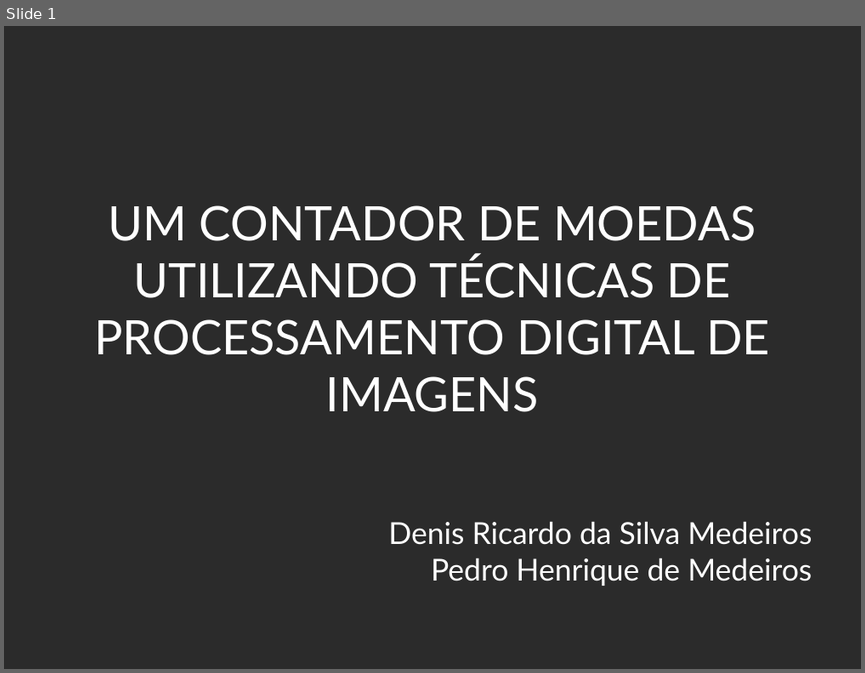
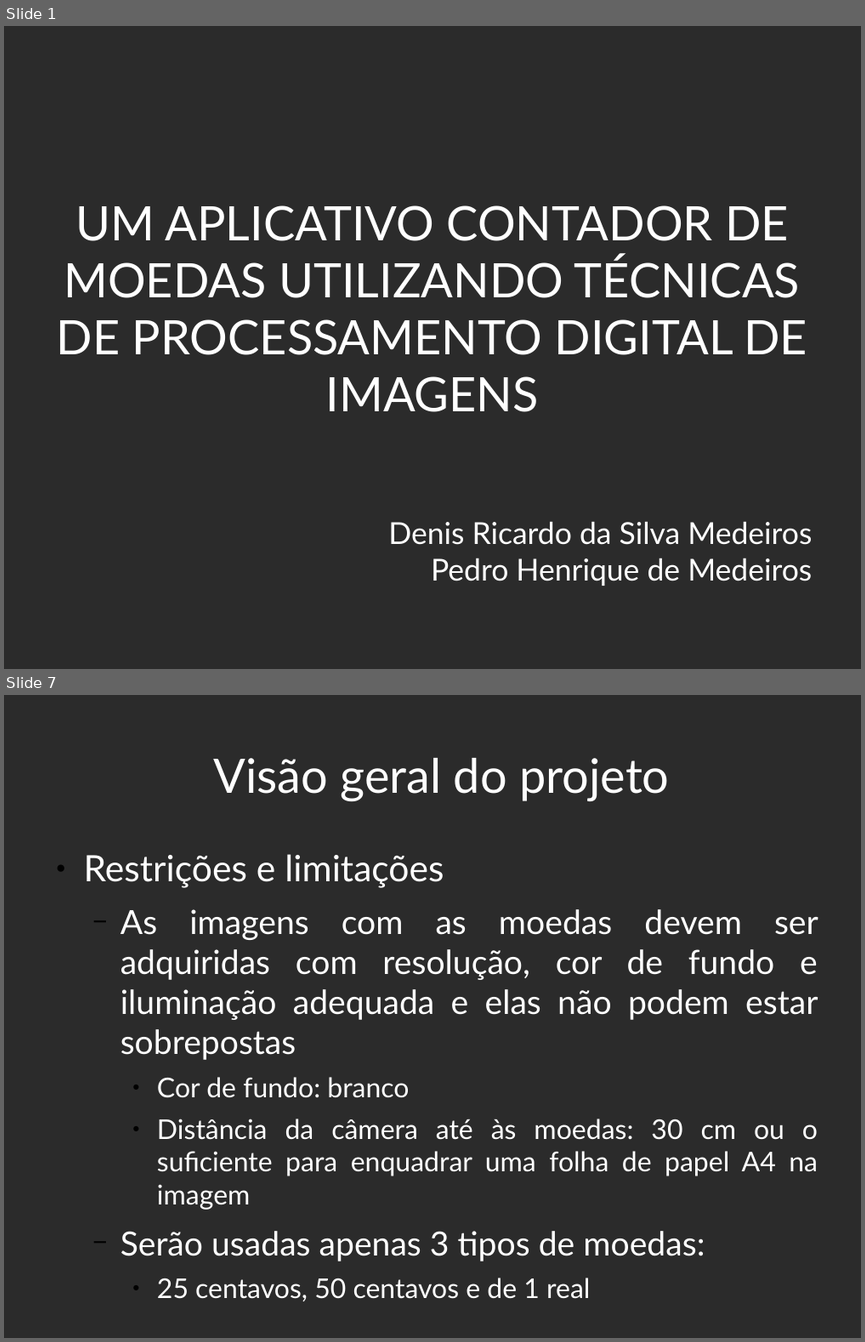
Before and after one commit to PedroHenriqueMedeiros/PedroHenriqueMedeiros.github.io, a slide deck: DCA0445/src/projetofinal/apresentacao.odp. Shown one above the other, each under a label of ours: slide 1 before the commit, slides 1 and 7 after it; the slides between them are not shown. The pictures are 865x673 and 865x1342 pixels, drawn with LibreOffice and Linux fonts; fonts in the diff are those of the drawing; background and template pictures are left out; a plain dark background stands for a picture behind light text. Boxes give left, top, right and bottom in pixels: in the first picture for what was removed or moved away, otherwise in the second. Text is boxed around its words. In the diff, an @@ line names an element or a change of style, - is before the commit and + after.

```diff
--- a/DCA0445/src/projetofinal/apresentacao.odp
+++ b/DCA0445/src/projetofinal/apresentacao.odp
@@ slide 7 added at [4,695,861,1338], background picture (left out) @@
@@ title added at [213,758,669,801], 44 pt, text #FFFFFF @@
+Visão geral do projeto
@@ text added at [84,854,818,1301], 30.8 pt, text #FFFFFF @@
+● Restrições e limitações
+  − As imagens com as moedas devem ser adquiridas com resolução, cor de fundo e iluminação adequada e elas não podem estar sobrepostas
+    ● Cor de fundo: branco
+    ● Distância da câmera até às moedas: 30 cm ou o suficiente para enquadrar uma folha de papel A4 na imagem
+  − Serão usadas apenas 3 tipos de moedas:
+    ● 25 centavos, 50 centavos e de 1 real
@@ slide 1 changed as well @@
@@ title at [57,205,808,412]: text changed @@
-UM CONTADOR DE MOEDAS UTILIZANDO TÉCNICAS DE PROCESSAMENTO DIGITAL DE IMAGENS
+UM APLICATIVO CONTADOR DE MOEDAS UTILIZANDO TÉCNICAS DE PROCESSAMENTO DIGITAL DE IMAGENS
```
Also in this commit, not shown: 1 other slide changed, 22 other slides added, 4 other files.
